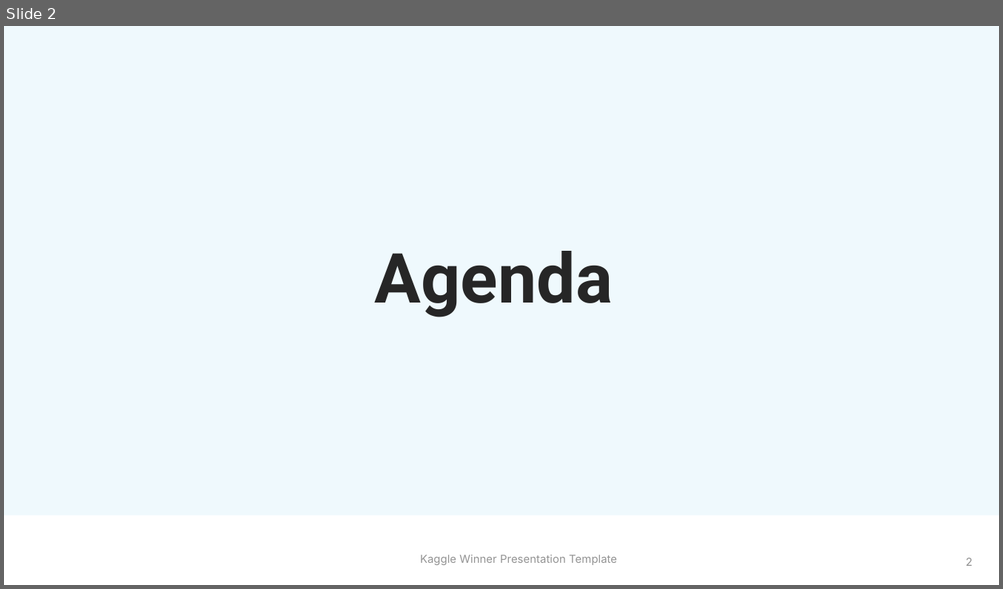
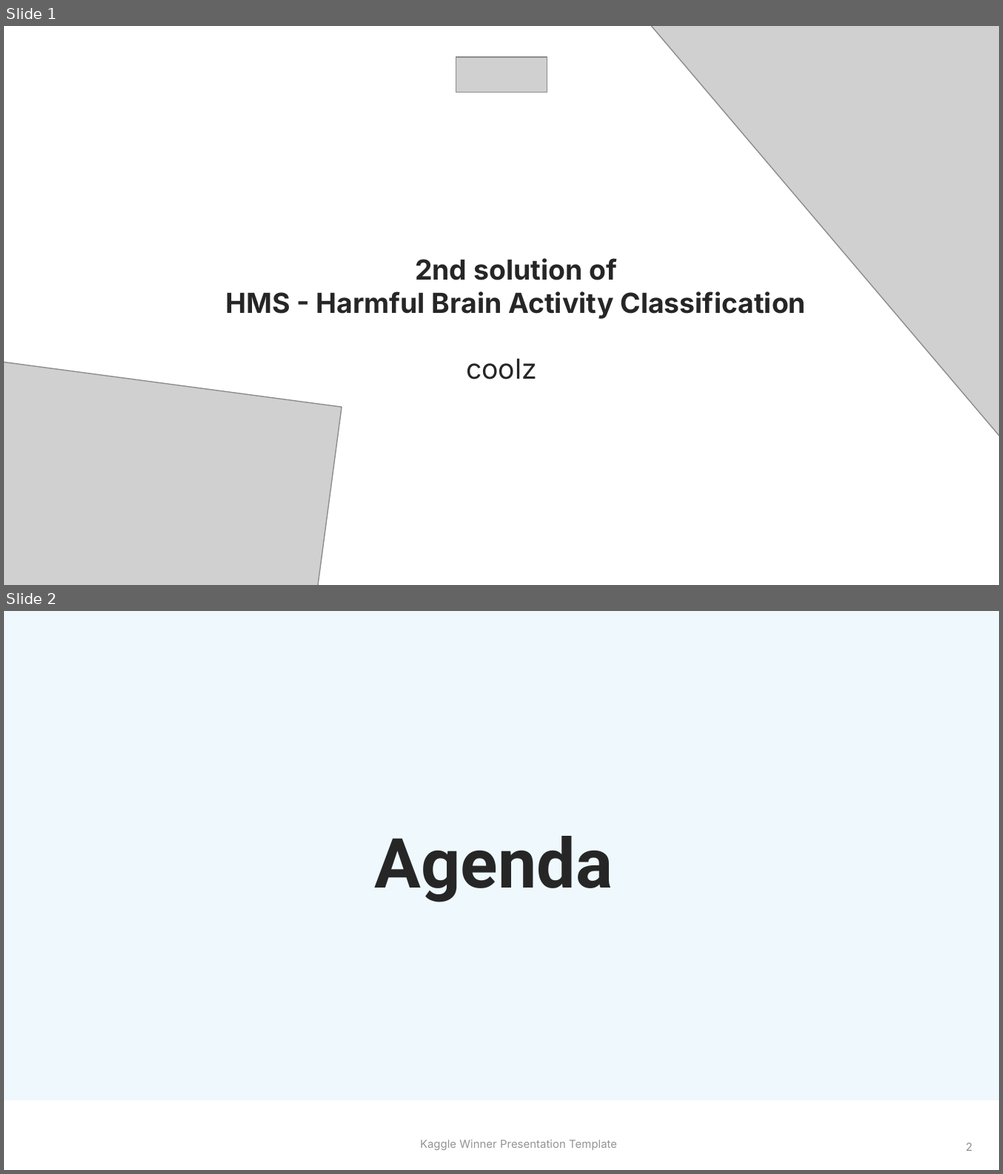
Before and after one commit to 610265158/HMS-eeg-comp, a slide deck: Kaggle Winner Call Template.pptx. Shown one above the other, each under a label of ours: slide 2 before the commit, slides 1 and 2 after it. The pictures are 1003x589 and 1003x1174 pixels, drawn with LibreOffice and Linux fonts; fonts in the diff are those of the drawing; grey boxes stand for pictures; background and template pictures are left out. Boxes give left, top, right and bottom in pixels: in the first picture for what was removed or moved away, otherwise in the second. Text is boxed around its words. In the diff, an @@ line names an element or a change of style, - is before the commit and + after.

```diff
--- a/Kaggle Winner Call Template.pptx
+++ b/Kaggle Winner Call Template.pptx
@@ slide 1 added at (4, 26, 999, 585), background #046085 @@
@@ rectangle added at (4, 26, 999, 585), fill #FFFFFF @@
@@ picture added at (650, 26, 999, 456) @@
@@ picture added at (455, 57, 547, 92) @@
@@ title added at (225, 258, 805, 319), 20 pt, text #262626, bold @@
+2nd solution of
+HMS - Harmful Brain Activity Classification
@@ picture added at (4, 347, 341, 585) @@
@@ text added at (466, 359, 537, 380), 20 pt, text #262626 @@
+coolz
```
Also in this commit, not shown: 11 slides changed, 6 other slides added, 3 slides removed.
